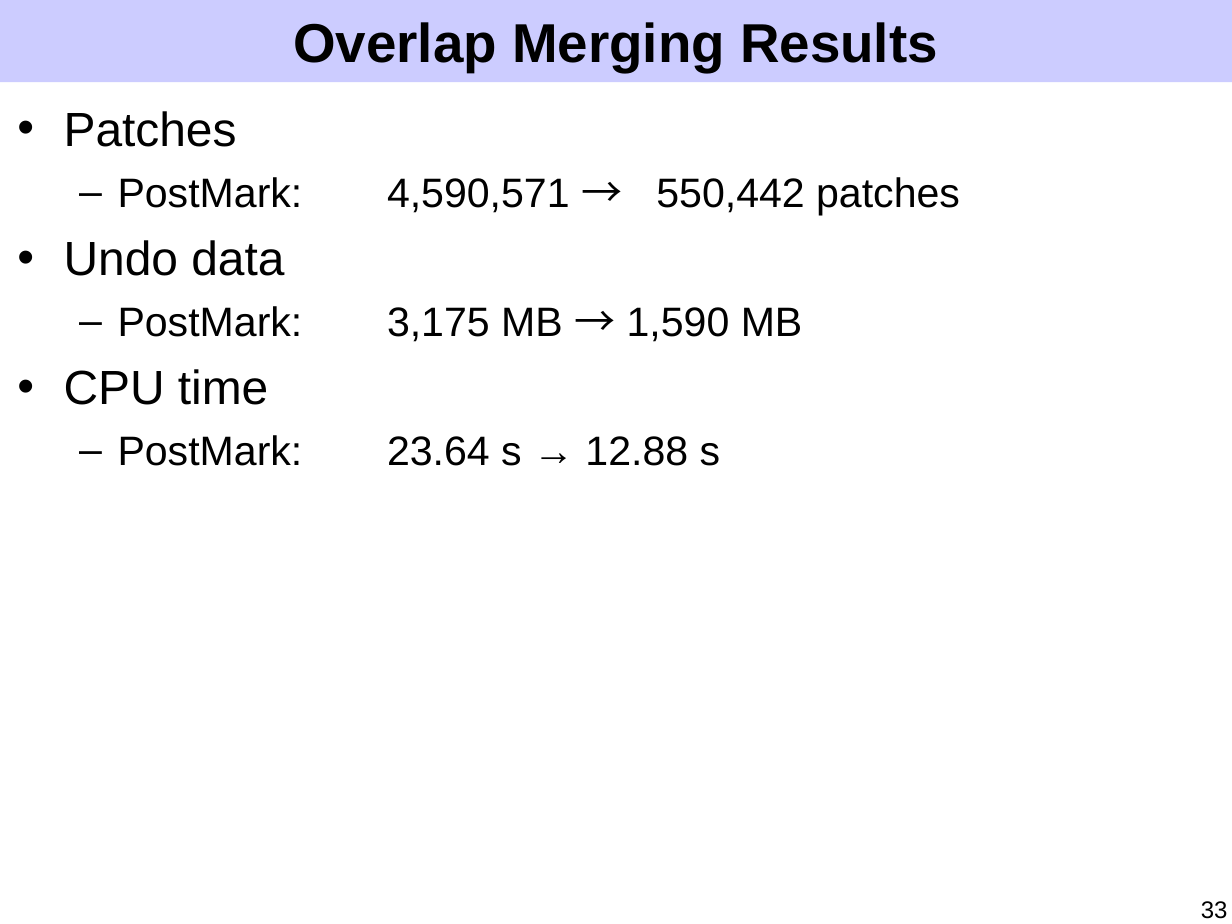
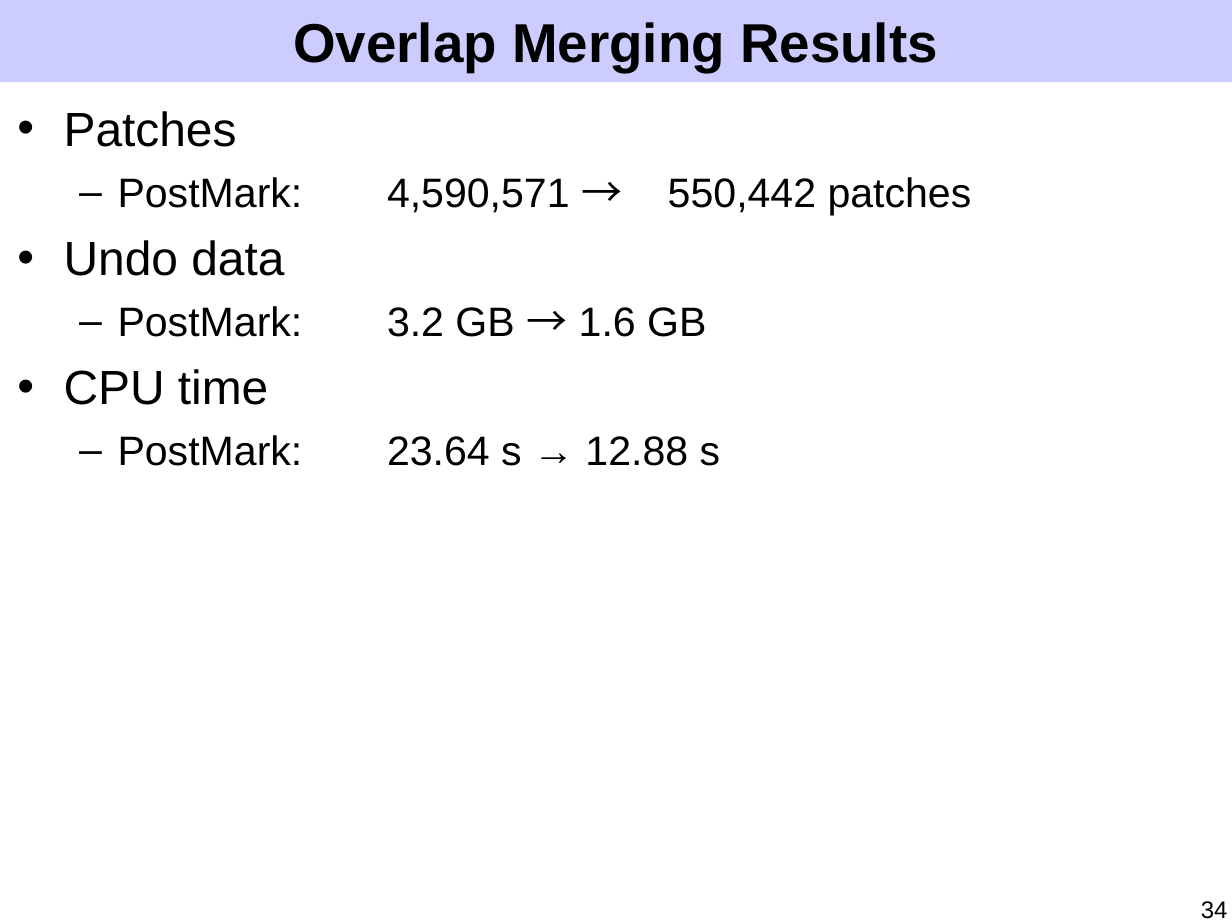
Before and after one commit to ucla-readable/fstitch-doc, a slide deck: slide 34 of sosp/pres.ppt (slide 33 before the commit). Drawn at 1232x924 pixels with LibreOffice and Linux fonts; fonts in the diff are those of the drawing. Boxes give left, top, right and bottom in pixels: in the first picture for what was removed or moved away, otherwise in the second. Text is boxed around its words. In the diff, an @@ line names an element or a change of style, - is before the commit and + after.

```diff
--- a/sosp/pres.ppt
+++ b/sosp/pres.ppt
@@ text at box(118, 306, 706, 337): text changed @@
-  – PostMark: 3,175 MB → 1,590 MB
+  – PostMark: 3.2 GB → 1.6 GB
@@ page number at box(1201, 901, 1228, 919): text changed @@
-33
+34
```
Also in this commit, not shown: 8 other slides changed, 3 slides added, 2 slides removed.
